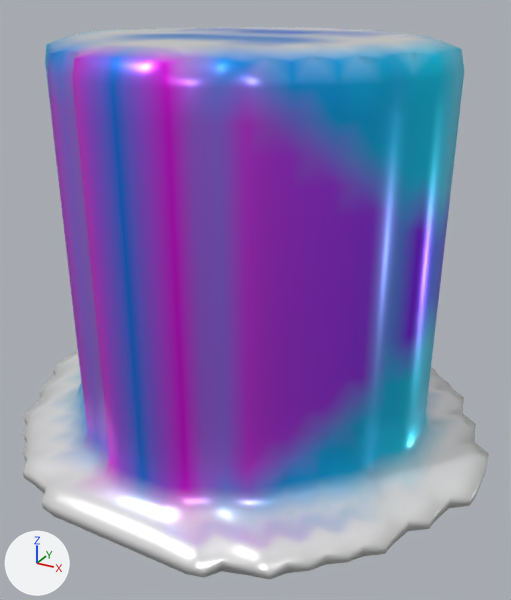
What one commit did to the glTF model glb/smooth/2001-3000/2167.glb.
Before and after are seen from a 50 mm camera at (0.7, -1.29, 0.93) aimed at (0.017, -0.049, 0.309). The axes (+X, +Y, +Z) are drawn at lower left. The lights are the same throughout. Vertices at the same position are counted once.
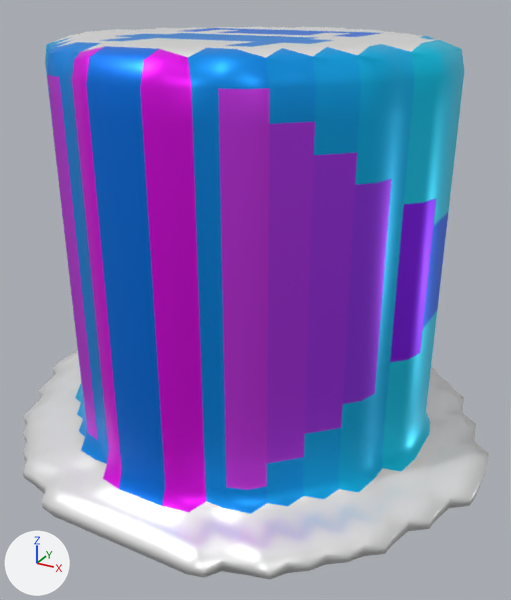
Changed parts and their boxes [x1, y1, x2, y2] in the pictures (511 x 600 px):
part 1 of me_mesh_0, deleted (blue)
    before: [125, 29, 373, 46]
part 2 of me_mesh_0, recoloured
    both: [45, 27, 458, 545]

What changed in the scene script:
```text
Change me_mesh_0:
    used by ob_mesh_0; location = (0.0, 0.0, 0.0)
    remove me_mesh_0.from_pydata(...)  # 1690 vertices, 3310 faces; spans x -0.538..0.538, y -0.538..0.538, z 0.0..0.85
    add me_mesh_0.from_pydata(...)  # 1515 vertices, 2916 faces; spans x -0.538..0.538, y -0.538..0.538, z 0.0..0.85
    me_mesh_0 part 1: 23 vertices removed from x -0.15..0.15, y -0.25..0.15, z 0.85
    me_mesh_0 part 2: 986 kept faces spanning x -0.45..0.45, y -0.5..0.4, z 0.05..0.85 get new vertex colours
```
